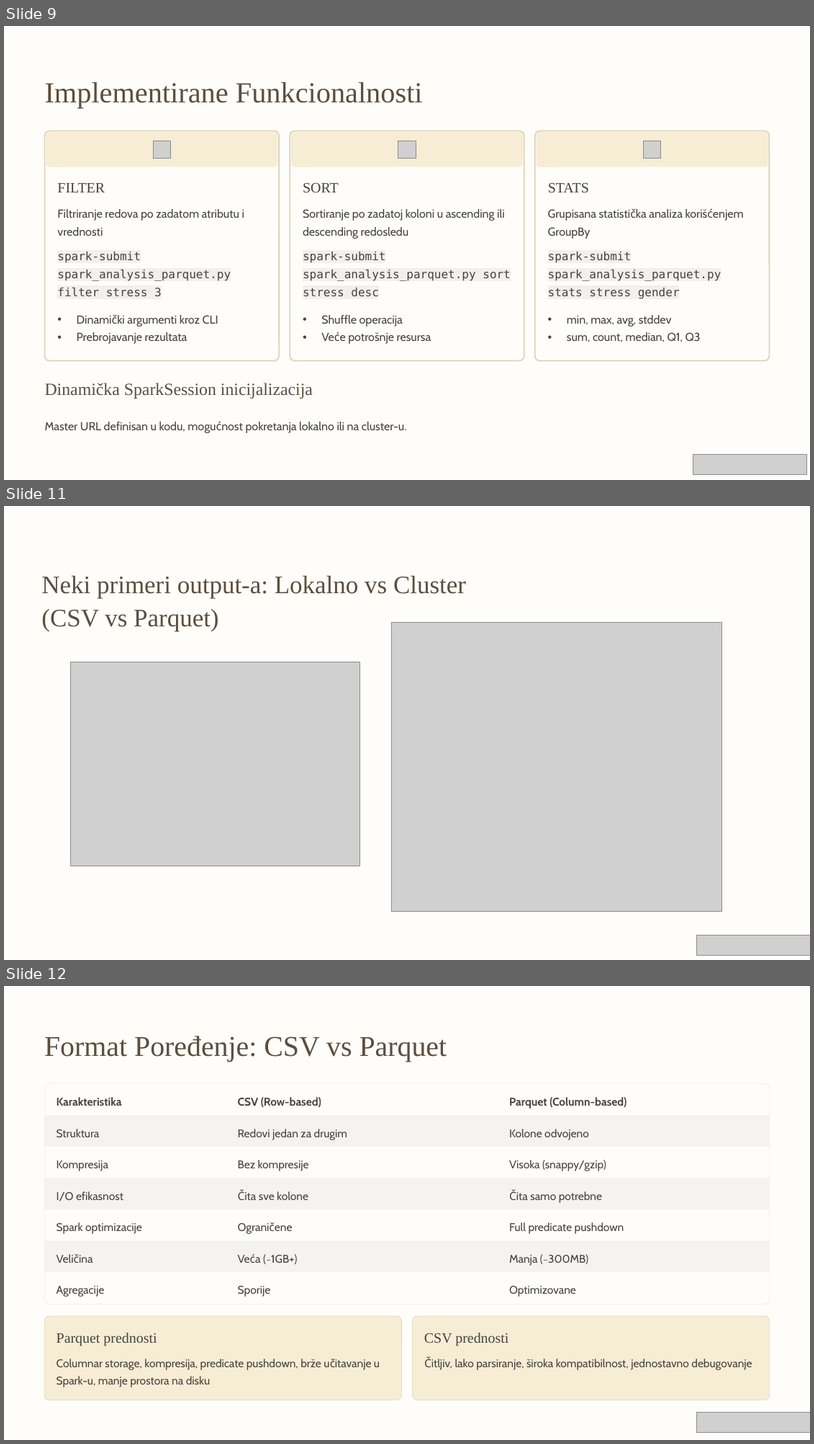
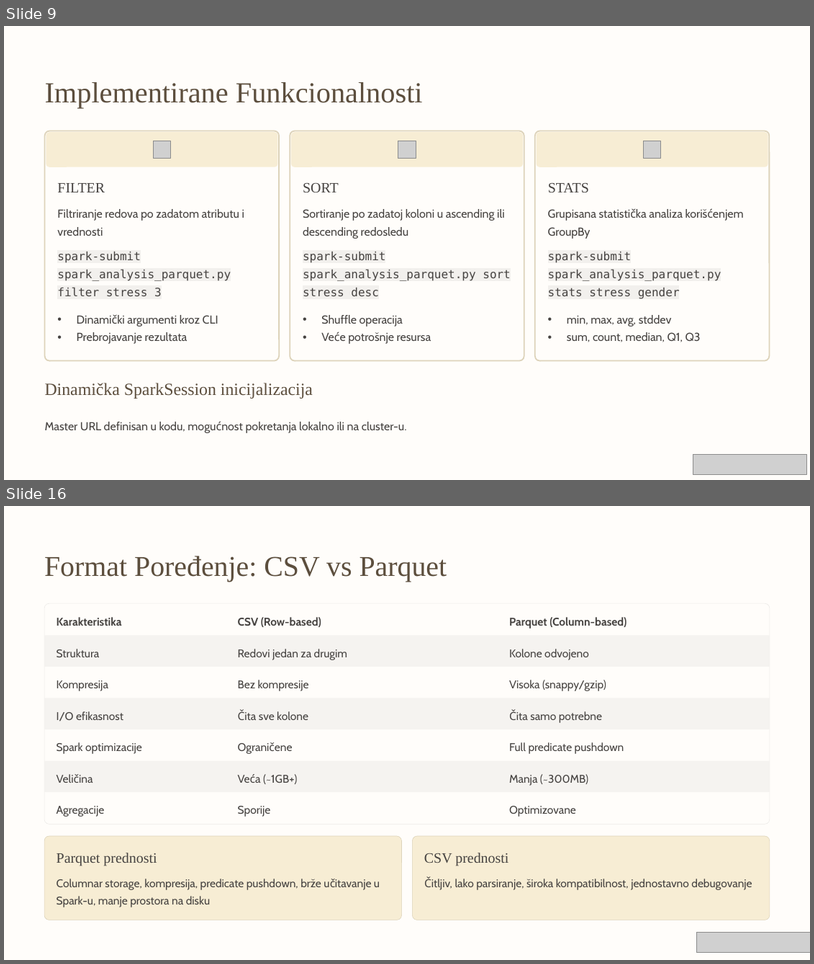
Before and after one commit to Sajko01/BigData, a slide deck: Aleksandar_Jovanovic_2120.pptx. Shown one above the other, each under a label of ours: slides 9, 11 and 12 before the commit, slides 9 and 16 after it; the slides between them are not shown. The pictures are 814x1444 and 814x964 pixels, drawn with LibreOffice and Linux fonts; fonts in the diff are those of the drawing; grey boxes stand for pictures; background and template pictures are left out. Boxes give left, top, right and bottom in pixels: in the first picture for what was removed or moved away, otherwise in the second. Text is boxed around its words. In the diff, an @@ line names an element or a change of style, - is before the commit and + after.

```diff
--- a/Aleksandar_Jovanovic_2120.pptx
+++ b/Aleksandar_Jovanovic_2120.pptx
@@ slide 11 removed at <box>4,506,810,960</box>, background picture (left out); not listed: 1 template element that a slide beside it also shows @@
@@ text removed at <box>41,575,466,632</box> @@
-Neki primeri output-a: Lokalno vs Cluster
-(CSV vs Parquet)
@@ picture removed at <box>391,623,723,911</box> @@
@@ picture removed at <box>70,662,360,866</box> @@
@@ picture removed at <box>697,935,810,955</box> @@
@@ what was slide 12 is now slide 16 @@
```
Also in this commit, not shown: 1 slide changed, 5 slides added, 17 other files.
